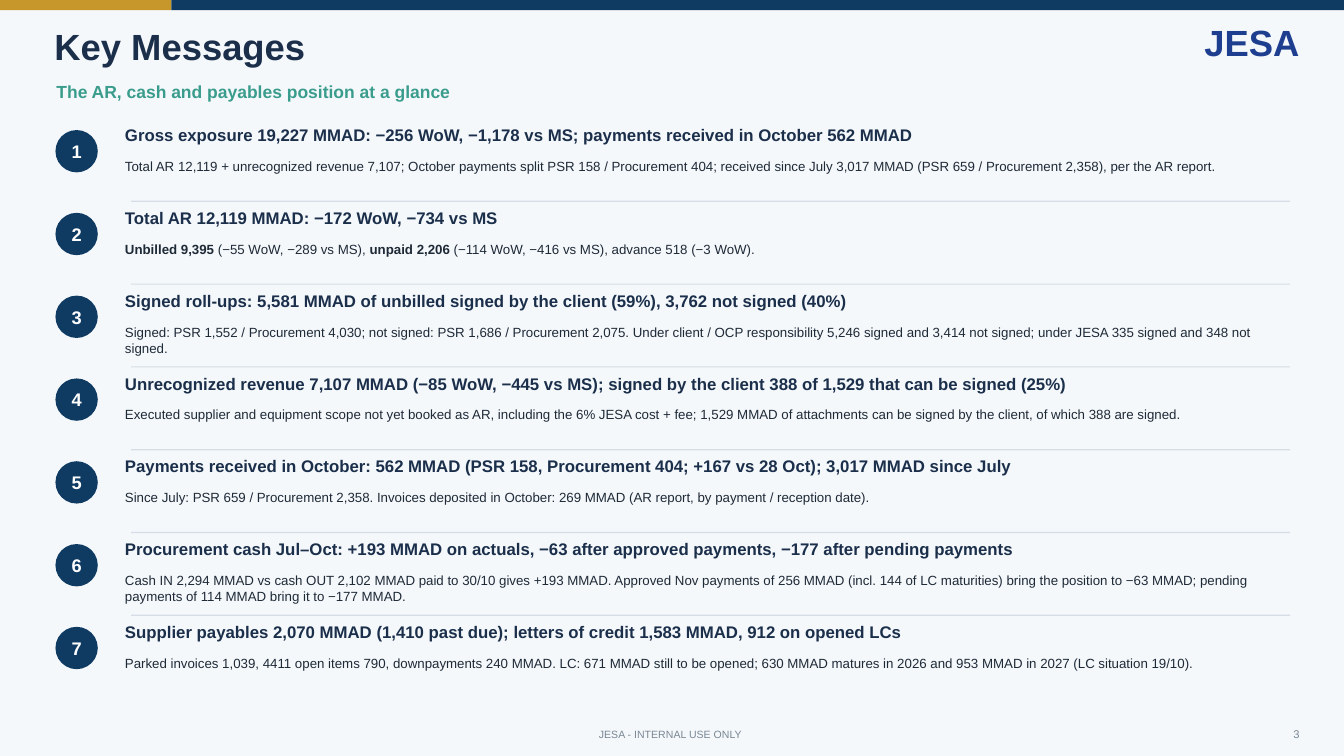
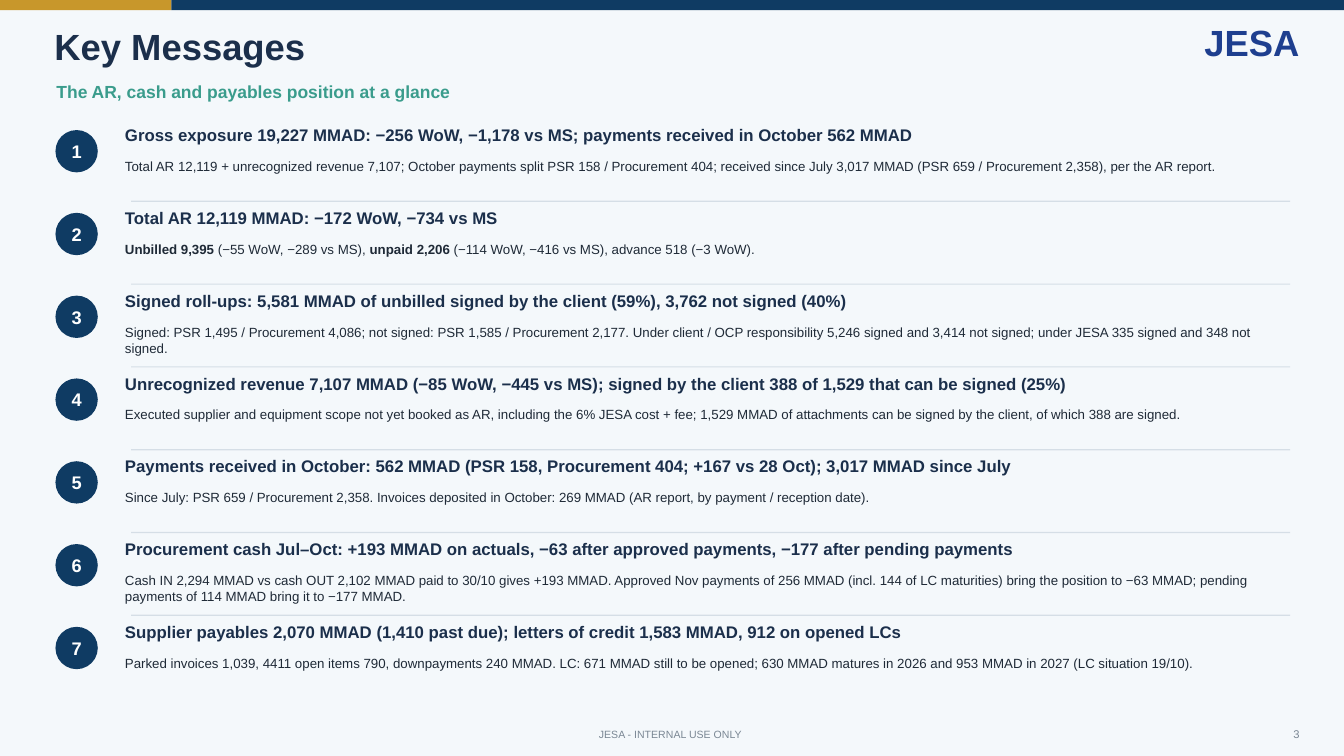
Before and after one commit to cherkaouihassan-art/Skills-Repo, a slide deck: slide 3 of weekly-ar-cash-deck/output/JESA_AR_Cash_Position_Nov_W1_2026-11-04.pptx. Drawn at 1344x756 pixels with LibreOffice and Linux fonts; fonts in the diff are those of the drawing. Boxes give left, top, right and bottom in pixels: in the first picture for what was removed or moved away, otherwise in the second. Text is boxed around its words. In the diff, an @@ line names an element or a change of style, - is before the commit and + after.

```diff
--- a/weekly-ar-cash-deck/output/JESA_AR_Cash_Position_Nov_W1_2026-11-04.pptx
+++ b/weekly-ar-cash-deck/output/JESA_AR_Cash_Position_Nov_W1_2026-11-04.pptx
@@ text at (125, 327, 1250, 356): text changed @@
-Signed: PSR 1,552 / Procurement 4,030; not signed: PSR 1,686 / Procurement 2,075. Under client / OCP responsibility 5,246 signed and 3,414 not signed; under JESA 335 signed and 348 not signed.
+Signed: PSR 1,495 / Procurement 4,086; not signed: PSR 1,585 / Procurement 2,177. Under client / OCP responsibility 5,246 signed and 3,414 not signed; under JESA 335 signed and 348 not signed.
```
Also in this commit, not shown: 4 other slides changed, 9 other files.
